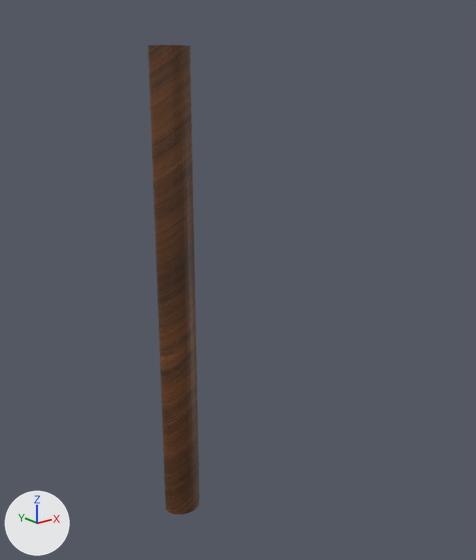
A saved change to the glTF model assets/Models/raftMast.glb.
One viewpoint serves both versions: a 50 mm camera at (-3.61, -5.53, 4.78) aimed at (0.54, -0.34, 2.7). The axes (+X, +Y, +Z) are drawn at lower left. The lights are the same throughout. The picture after the commit comes second.

Names of what the first picture shows: 'Raft Pole'.
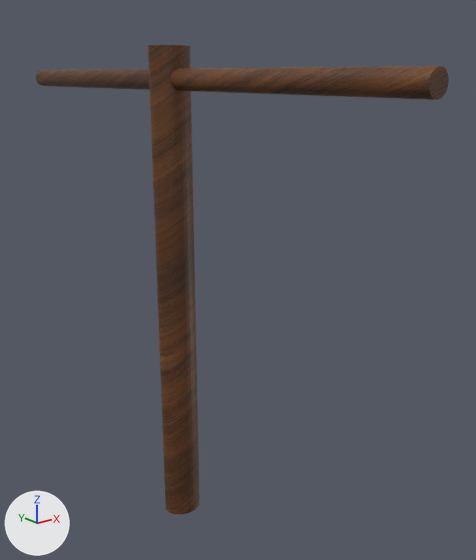
Where the change shows, as pixel boxes [x1, y1, x2, y2] in the pictures (476 x 560 px):
'Raft Pole.001', added (brown)
    after: [36, 66, 449, 100]

What changed in the scene script:
```text
Add mat_material_004:
    mat_material_004 = principled_material('Material.004')
    mat_material_004.texture = img_wood066_1k_jpg_color
Add me_cylinder_001:
    me_cylinder_001.from_pydata(...)  # 64 vertices, 124 faces; spans x -0.1..0.1, y -2.99..3.01, z 4.62..4.82
    me_cylinder_001.materials.append(mat_material_004)  # picture img_wood066_1k_jpg_color
Add ob_raft_pole_001:
    ob_raft_pole_001 = bpy.data.objects.new('Raft Pole.001', me_cylinder_001)
    ob_raft_pole_001.location = (0.0, 0.0, 0.0)
```
